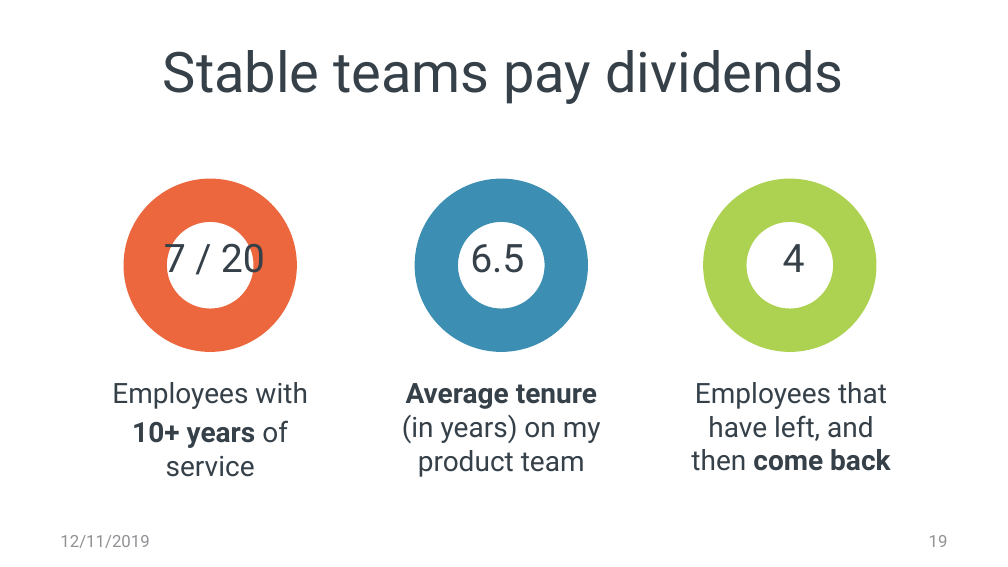
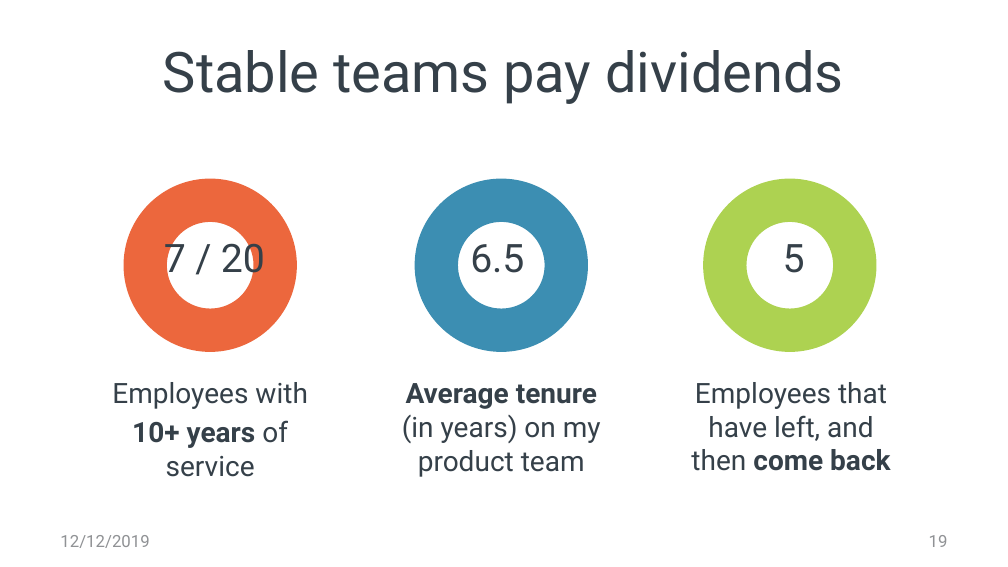
Before and after one commit to spetryjohnson/Talk---Hiring--Firing--and-Inspiring, a slide deck: slide 19 of Hiring, Firing, and Inspiring.pptx. Drawn at 1008x567 pixels with LibreOffice and Linux fonts; fonts in the diff are those of the drawing. Boxes give left, top, right and bottom in pixels: in the first picture for what was removed or moved away, otherwise in the second. Text is boxed around its words. In the diff, an @@ line names an element or a change of style, - is before the commit and + after.

```diff
--- a/Hiring, Firing, and Inspiring.pptx
+++ b/Hiring, Firing, and Inspiring.pptx
@@ doughnut chart at (x1=655, y1=85, x2=925, y2=366) @@
@@ title "4" to "5" @@
@@ text at (x1=60, y1=535, x2=149, y2=548): text changed @@
-12/11/2019
+12/12/2019
```
Also in this commit, not shown: 4 other slides changed, 1 slide added, 1 other file.
